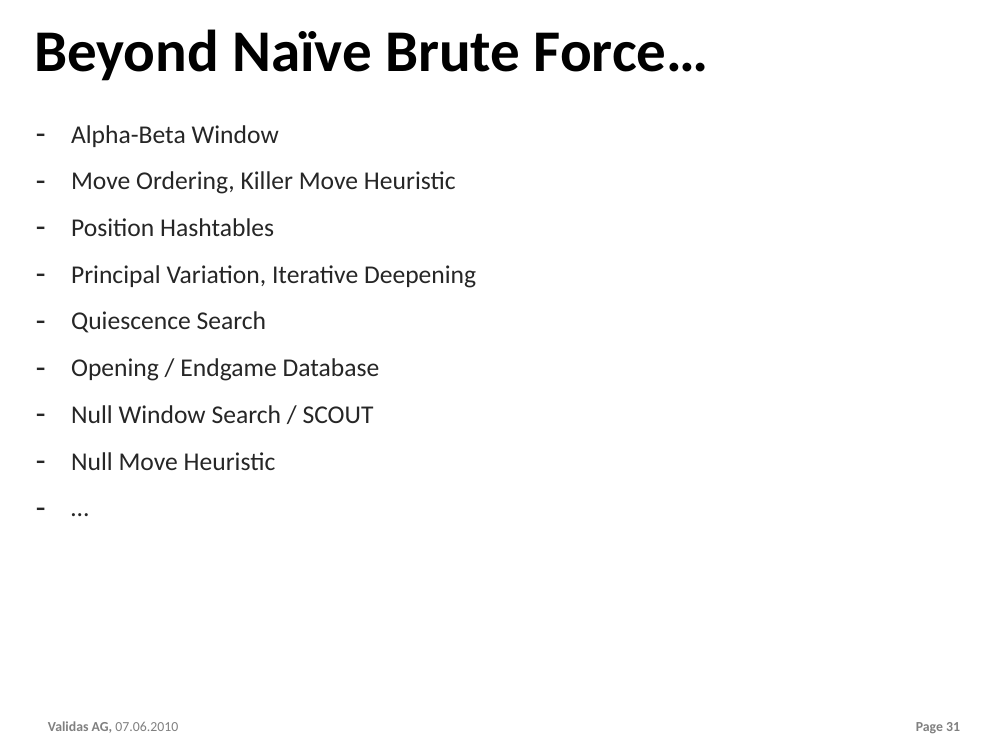
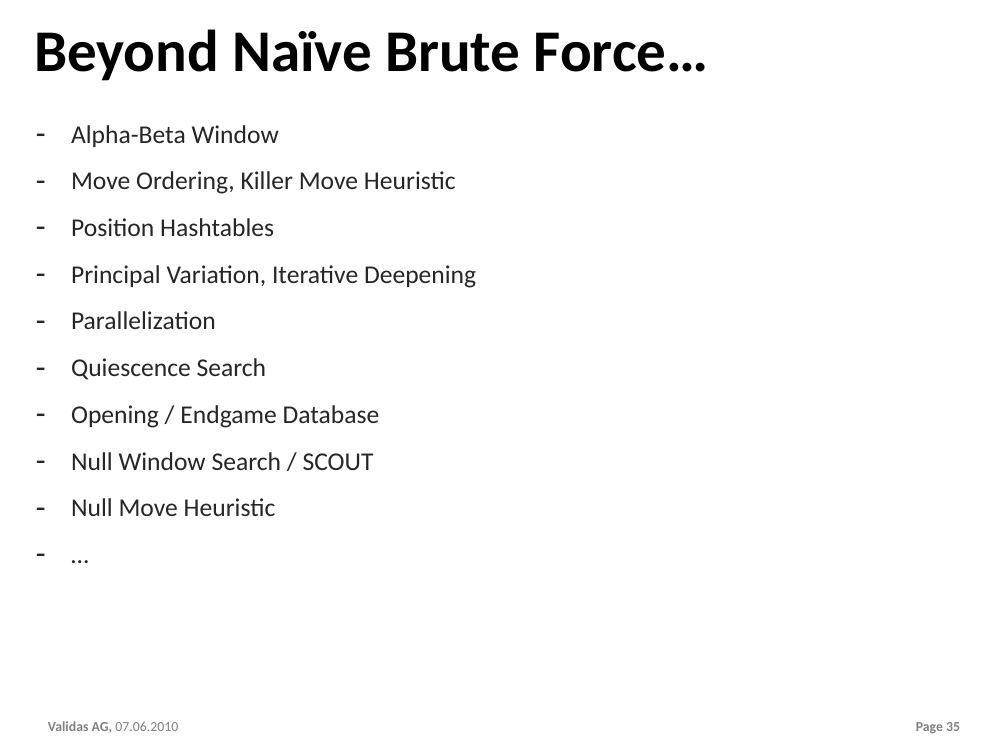
Before and after one commit to theoremprover/chess, a slide deck: slide 35 of ppt/Chess200.pptx (slide 31 before the commit). Drawn at 1008x756 pixels with LibreOffice and Linux fonts; fonts in the diff are those of the drawing; background and template pictures are left out. Boxes give left, top, right and bottom in pixels: in the first picture for what was removed or moved away, otherwise in the second. Text is boxed around its words. In the diff, an @@ line names an element or a change of style, - is before the commit and + after.

```diff
--- a/ppt/Chess200.pptx
+++ b/ppt/Chess200.pptx
@@ text at (x1=71, y1=311, x2=216, y2=329): paragraph added @@
+– Parallelization
```
Also in this commit, not shown: 13 other slides changed, 4 slides added, 3 other files.
